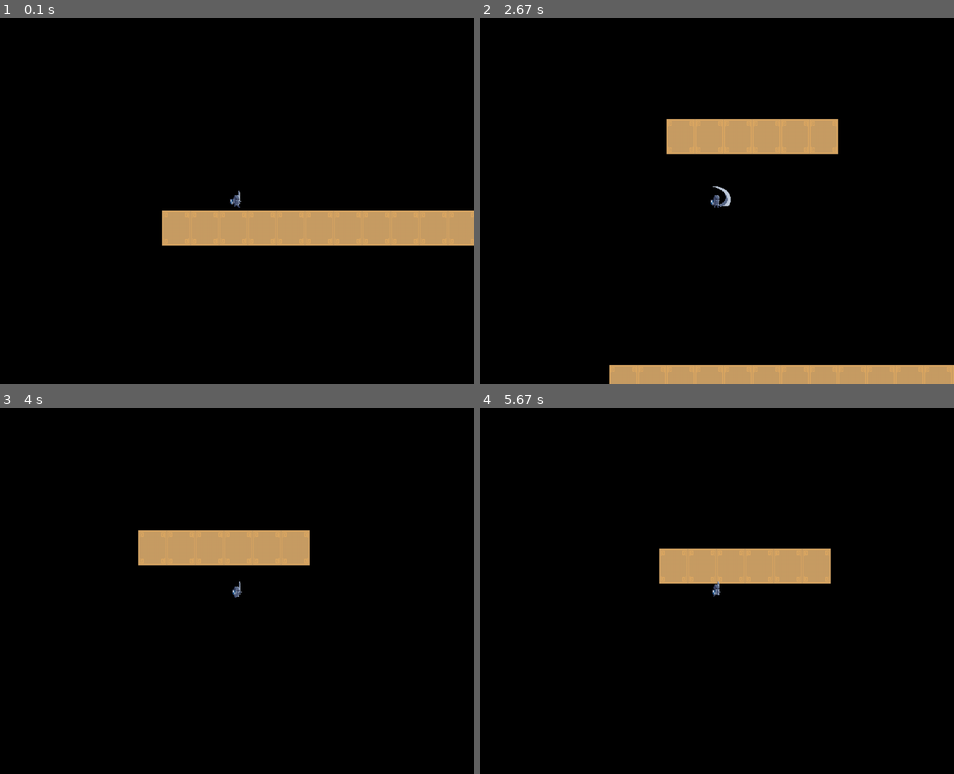
Above: before the commit, frames 1-4 (two rows, left to right).
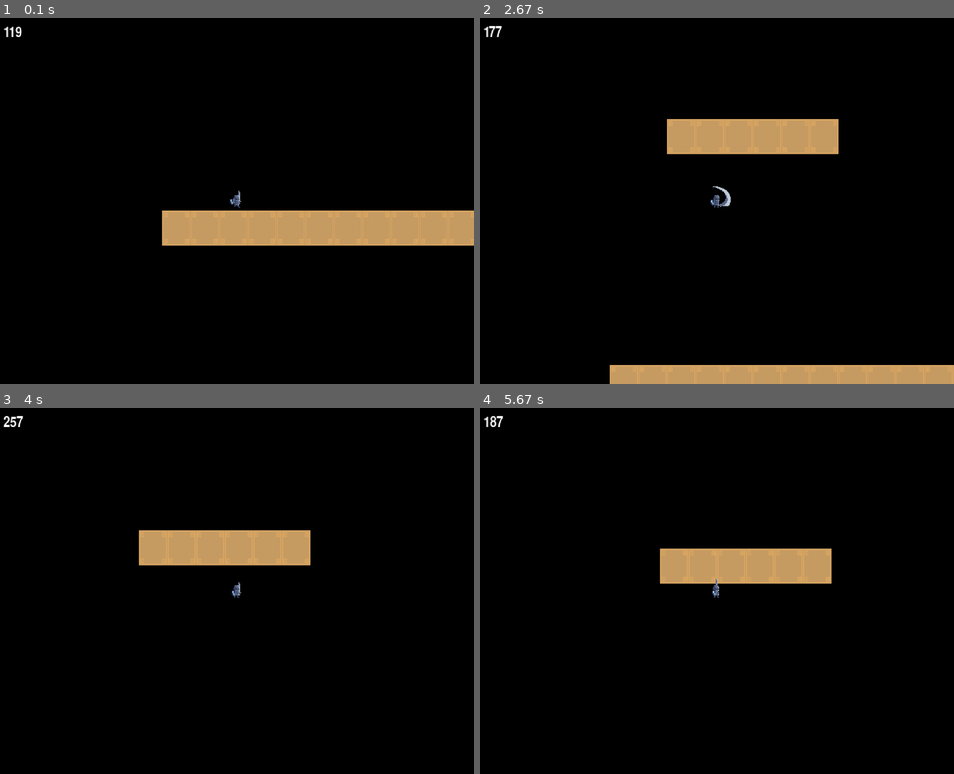
Above: after the commit, the same moments.

Repository: Maltoros/Project-Pygame
Game: pygame game, started from main.py
The game is run twice, just before and just after one commit, with the same random seed, the same clock (stepped at 60 frames per second) and the same inputs.
Inputs:
- Up to frame 1 (0.1 s): no input
- Up to frame 2 (2.67 s): hold D 0.33-0.8 s; hold D 0.83-1.3 s; tap Space at 0.9, 1.2, 1.4, 1.7, 1.97, 2.27, 2.4 s; tap J at 0.98, 2.48 s; hold A 1.33-1.87 s; hold A 1.9-2.3 s; hold D from 2.33 s (still down)
- Up to frame 3 (4 s): tap Space at 2.7, 3.07, 3.37, 3.57, 3.87 s; release D at 2.97 s; hold A 3-3.47 s; hold D 3.5-3.97 s
- Up to frame 4 (5.67 s): hold D 4-4.47 s; tap Space at 4.07, 4.37, 4.57, 4.87, 5.13, 5.43, 5.57 s; tap J at 4.15, 5.65 s; hold A 4.5-5.03 s; hold A 5.07-5.47 s; hold D from 5.5 s (still down)

The runs differ from the first frame. In frame 1, less than 0.1% of the frame differs, in the area x 0-5%, y 2-6%; in frame 2, 0.5%, in the area x 0-100%, y 2-100%; in frame 3, 0.3%; in frame 4, 0.3%.

Commit message:
Fixed -x axis bug

Diff:
--- a/level.py
+++ b/level.py
@@ -27,7 +27,8 @@
 
     def horizontalMoveCollision(self):
         player = self.player.sprite
-        player.hitbox.x += player.vel.x + 0.5 * player.acc.x
+        if abs(player.vel.x) > 0.5:
+            player.hitbox.x += player.vel.x + 0.5 * player.acc.x
 
         for sprite in self.tiles.sprites():
             if sprite.rect.colliderect(player.hitbox):
@@ -35,8 +36,6 @@
                     player.hitbox.left = sprite.rect.right
                 elif player.vel.x > 0:
                     player.hitbox.right = sprite.rect.left
-
-
 
     def verticalMoveCollision(self):
         player = self.player.sprite
@@ -58,6 +57,13 @@
         if player.onCeilling and player.vel.y > 0:
             player.OnCeilling = False
 
+    def debug(self, info,y = 10, x = 10):
+        font = pygame.font.Font(None, 30)
+        debug_surf = font.render(str(info),True, 'White')
+        debug_rect = debug_surf.get_rect(topleft = (x, y))
+        pygame.draw.rect(self.displaySurface, 'Black', debug_rect)
+        self.displaySurface.blit(debug_surf, debug_rect)
+
     def run(self):
         #camera
         self.camera.update(self.player.sprite)
@@ -72,3 +78,4 @@
         self.displaySurface.blit(self.player.sprite.image, self.camera.apply(self.player.sprite))
         self.horizontalMoveCollision()
         self.verticalMoveCollision()
+        self.debug(self.player.sprite.hitbox.x)
--- a/player.py
+++ b/player.py
@@ -36,8 +36,6 @@
         self.attackCD = 500
         self.attackTime = 0
 
-
-
     def importCharacterAssets(self):
         characterPath = os.path.join('Assets','player1')
         self.animations = {'idle':[],'run':[],'jump':[],'fall':[],'blocking':[],'death':[],'hit':[],'attack':[]}
@@ -62,16 +60,6 @@
 
         #set the rect
         self.rect.midbottom = self.hitbox.midbottom
-        if self.onGround:
-            #self.rect = self.image.get_rect(midbottom = self.rect.midbottom)
-            self.canJump = True
-            self.secondJump = True
-        elif self.onCeilling:
-            #self.rect = self.image.get_rect(midtop = self.rect.midtop)
-            pass
-        else:
-            #self.rect = self.image.get_rect(center = self.rect.center)
-            pass
 
     def inputs(self):
         self.acc = vec(0, playerGrav)
@@ -79,9 +67,11 @@
         if keys[pygame.K_d]:
             self.acc.x = playerAcc
             self.facingRight = True
-        if keys[pygame.K_a]:
+        elif keys[pygame.K_a]:
             self.acc.x = -playerAcc
             self.facingRight = False
+        else:
+            self.acc.x = 0
         #apply friction
         self.acc.x += self.vel.x * playerFric
         #equations of motion
@@ -117,6 +107,7 @@
 
     def attack(self):
         pass
+
     def magic(self):
         pass
 
@@ -124,7 +115,7 @@
         self.vel.y = -10
 
     def update(self):
+        self.inputs()
         self.getStatus()
-        self.inputs()
+        self.animate()
         self.cooldowns()
-        self.animate()
--- a/settings.py
+++ b/settings.py
@@ -1,6 +1,7 @@
 from os import walk
 import os, pygame
-def importFolder(path): #imports all the animations
+#Importing files
+def importFolder(path):
     surfaceList = []
     for _, __, imgFiles in walk(path):
         for image in imgFiles:
@@ -9,9 +10,7 @@
             surfaceList.append(imageSurface)
     return surfaceList
 
-
-
-
+#Loading Stages
 def loadMap(path):
     f = open(path + '.txt', 'r')
     data = f.read()
@@ -23,12 +22,12 @@
     return game_map
 STAGE = []
 STAGE.append(loadMap(os.path.join('Assets','first_stage')))
-
+#Screen Attributes
 FPS = 60
 TILESIZE = 48
 SCREENWIDTH = 500
 SCREENHEIGHT = 500
-
+#Player Attributes
 playerAcc = 0.5
 playerFric = - 0.12
 playerGrav = 0.5
